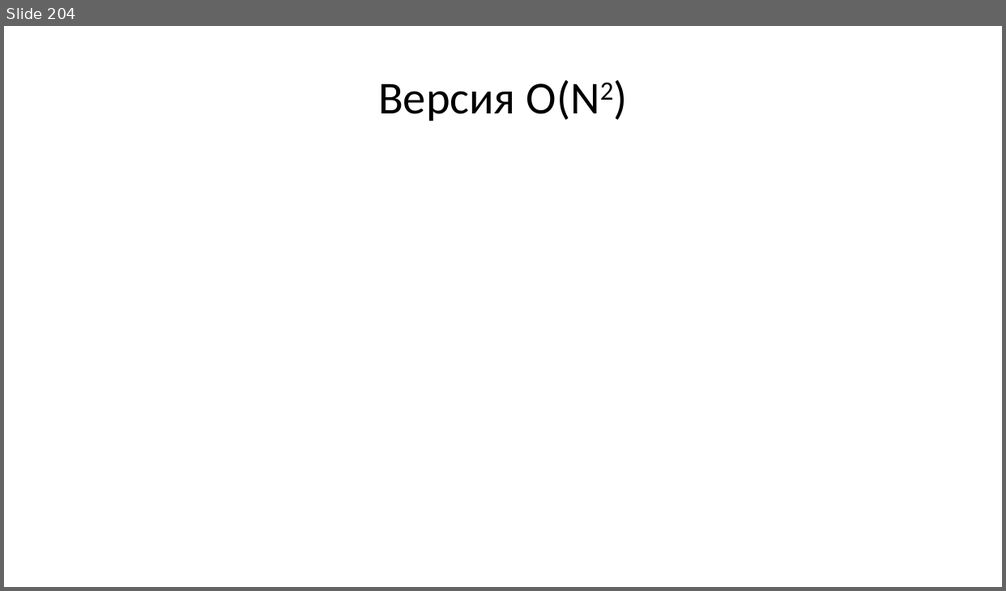
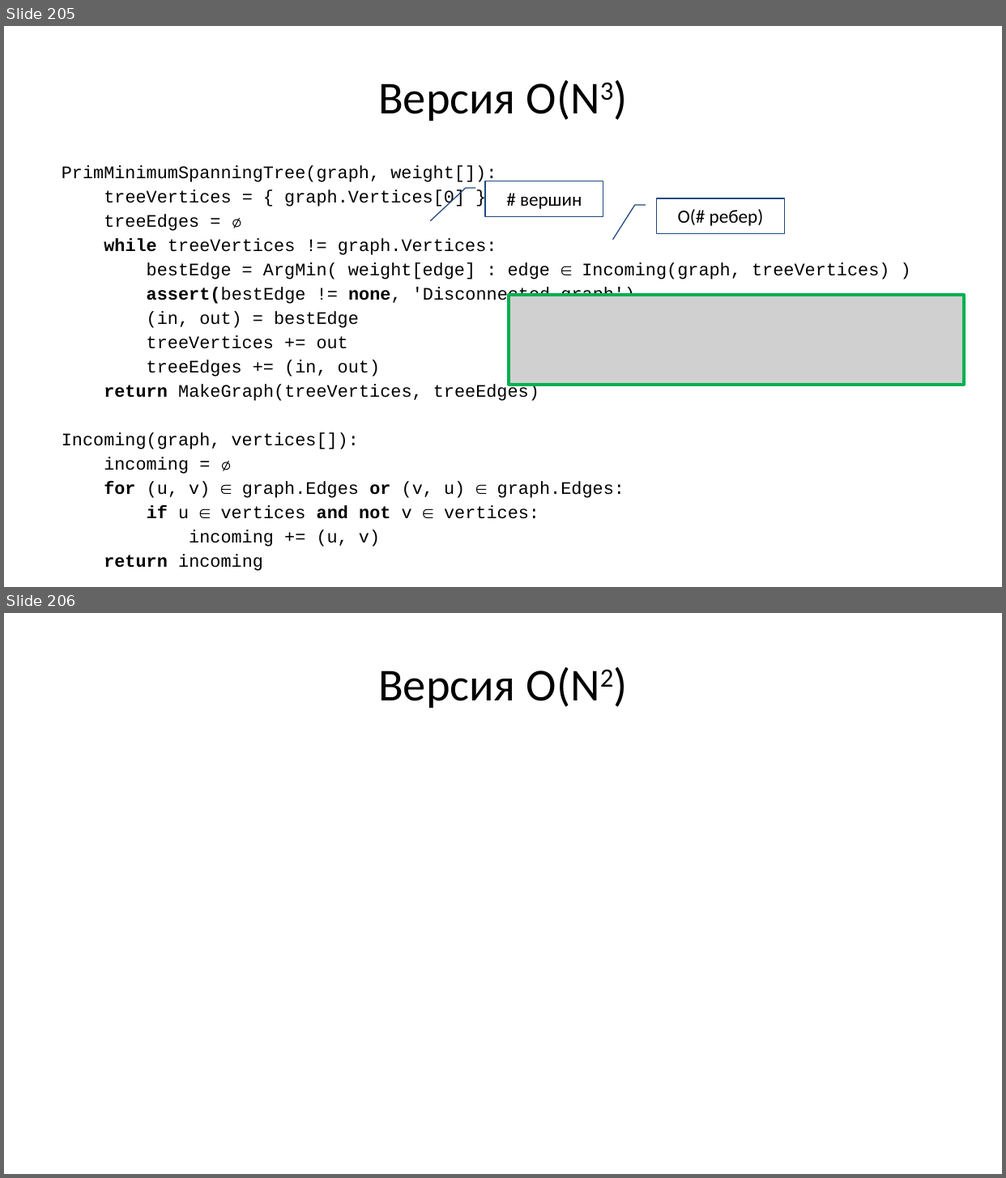
Before and after one commit to Evgueni-Petrov-aka-espetrov/Algorithms-and-Programming-in-C-pptx, a slide deck: 16 Обходы и каркасы графа.pptx. Shown one above the other, each under a label of ours: slide 204 before the commit, slides 205 and 206 after it. The pictures are 1006x591 and 1006x1178 pixels, drawn with LibreOffice and Linux fonts; fonts in the diff are those of the drawing; grey boxes stand for pictures. Boxes give left, top, right and bottom in pixels: in the first picture for what was removed or moved away, otherwise in the second. Text is boxed around its words. In the diff, an @@ line names an element or a change of style, - is before the commit and + after.

```diff
--- a/16 Обходы и каркасы графа.pptx
+++ b/16 Обходы и каркасы графа.pptx
@@ slide 205 added at [4,26,1002,587], background #FFFFFF @@
@@ title added at [378,80,600,121], 44 pt, text #000000 @@
+Версия O(N3)
@@ text added at [62,165,889,519], 17 pt, text #000000 @@
+PrimMinimumSpanningTree(graph, weight[]):
+treeVertices = { graph.Vertices[0] }
+treeEdges = ∅
+while treeVertices != graph.Vertices:
+bestEdge = ArgMin( weight[edge] : edge ∈ Incoming(graph, treeVertices) )
+assert(bestEdge != none, 'Disconnected graph')
+(in, out) = bestEdge
+treeVertices += out
+treeEdges += (in, out)
+return MakeGraph(treeVertices, treeEdges)
+Incoming(graph, vertices[]):
+incoming = ∅
+for (u, v) ∈ graph.Edges or (v, u) ∈ graph.Edges:
+if u ∈ vertices and not v ∈ vertices:
+incoming += (u, v)
+return incoming
@@ border callout added at [485,182,603,217], outline #1F497D 1 pt, 18 pt, text #000000 @@
+# вершин
@@ border callout added at [656,199,785,233], outline #1F497D 1 pt, 18 pt, text #000000 @@
+O(# ребер)
@@ picture added at [509,295,965,385] @@
@@ what was slide 204 is now slide 206 @@
```
Also in this commit, not shown: 27 slides changed, 2 other slides added, 1 slide removed.
